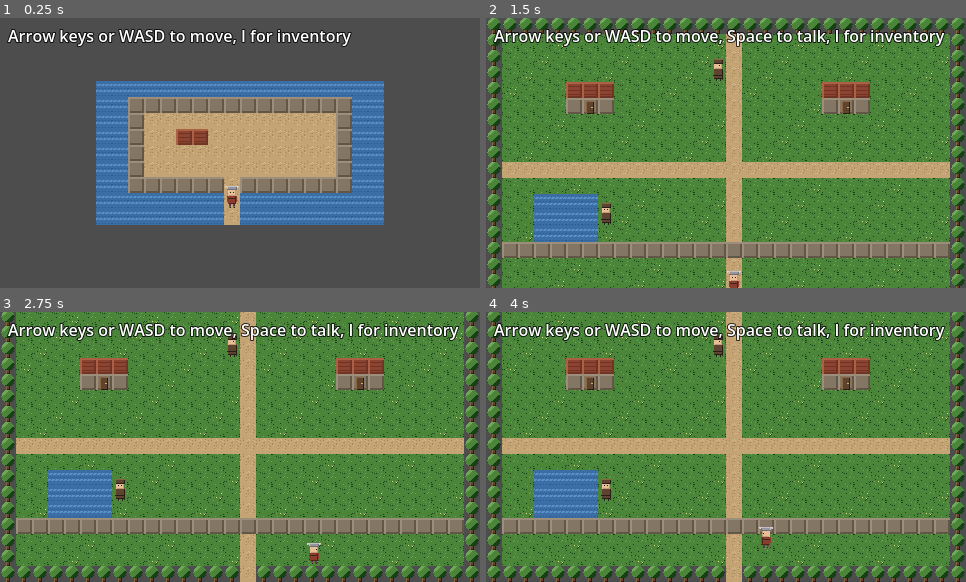
Above: before the commit, frames 1-4 (two rows, left to right).
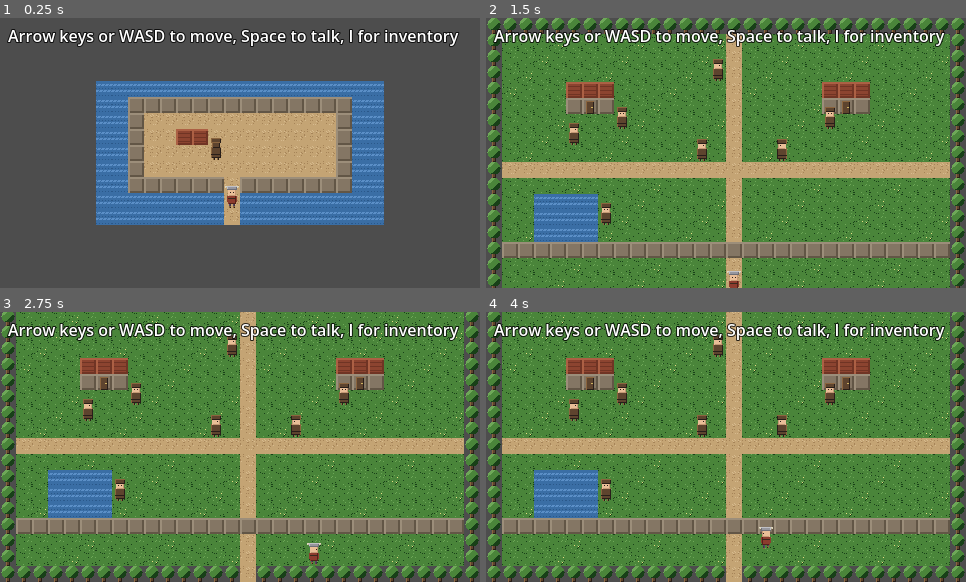
Above: after the commit, the same moments.

Repository: AtlasInMind/viking-game
Game: Godot game, scene res://scenes/ship.tscn
The game is run twice, just before and just after one commit, with the same random seed, the same clock (stepped at 60 frames per second) and the same inputs. This scene is started directly instead of the project's main scene.
Inputs:
- Up to frame 1 (0.25 s): no input
- Up to frame 2 (1.5 s): tap Enter at 0.5 s; hold Right 0.53-1.28 s; hold Enter 0.53-1.28 s; tap Space at 0.77, 0.8, 1.07, 1.25, 1.35 s; hold Down from 1.28 s (still down)
- Up to frame 3 (2.75 s): tap Space at 1.52, 1.82, 2.3 s; tap Enter at 1.55 s; release Down at 2.03 s; hold Right from 2.03 s (still down); hold Enter from 2.03 s (still down)
- Up to frame 4 (4 s): release Right at 2.78 s; release Enter at 2.78 s; hold Up 2.78-3.53 s; tap I at 2.85 s; tap Space at 3.02, 3.32, 3.77, 3.8 s; tap Enter at 3.05, 3.5 s; hold Left from 3.53 s (still down); hold Enter from 3.53 s (still down)

The runs differ from the first frame. In frame 1, 1.6% of the frame differs, in the area x 43-96%, y 4-53%; in frame 2, 0.8%; in frame 3, 0.8%; in frame 4, 0.8%.

Commit message:
Populate Act 1's cast and dialogue content (issue #20)
Places all six named cast members from docs/WORLD_BIBLE.md: Hakon,
Thora, Steinar, Solveig, and Ingrid in the village; Gunnar on the ship
(issue #19), examining the recovered cargo - the one place his line
about it is actually true.

Extended npc.gd's dialogue model from a single fixed dialogue_text to
an ordered dialogue_lines array (flag/value/text entries, first match
wins), since the old single-line-plus-main.gd-swaps-it-manually
approach was already showing strain at one NPC with one reactive line
(needed two separate special-cases in main.gd). Migrated the existing
cairn_npc/water_npc to the new format, which let both of those
special-cases be deleted outright. Thora's line now changes after the
player meets Hakon (FLAG_MET_HAKON) - the same cross-NPC reactivity
water_npc already demonstrated, confirmed to still hold at this scale.

ship.gd gained NPC placement, a DialogueBox, and interact-key handling
(mirroring main.gd's, trimmed of gate/item logic it doesn't need) -
previously deferred until an area actually needed it, per issue #19.

All dialogue checked against the project's tone/authenticity discipline:
no romanticized violence, no homogenized "Vikings," myth stays
unconfirmed belief.

Verified end-to-end in a real exported web build: every NPC's dialogue
opens/closes correctly (all six new cast plus both existing NPCs,
regression-tested through the model change), and both reactive pairs
(Thora/Hakon, water_npc/cairn_npc) change their line exactly when their
flag is set.

Co-Authored-By: Claude Sonnet 5 <noreply@anthropic.com>
Claude-Session: https://claude.ai/code/session_014qgPGoKn3nZmKBvgbYEBQp

Diff:
--- a/game/scenes/ship.tscn
+++ b/game/scenes/ship.tscn
@@ -1,8 +1,10 @@
-[gd_scene load_steps=5 format=3]
+[gd_scene load_steps=7 format=3]
 
 [ext_resource type="Script" path="res://scripts/ship.gd" id="1_ship"]
 [ext_resource type="PackedScene" path="res://scenes/player.tscn" id="2_player"]
 [ext_resource type="Script" path="res://scripts/inventory_ui.gd" id="3_inventory"]
+[ext_resource type="Script" path="res://scripts/dialogue_box.gd" id="4_dialogue"]
+[ext_resource type="AudioStream" path="res://assets/audio/sfx/dialogue_open.wav" id="5_dialogue_open_sfx"]
 
 [sub_resource type="StyleBoxFlat" id="StyleBoxFlat_inventory"]
 bg_color = Color(0.078, 0.067, 0.055, 0.94)
@@ -33,7 +35,37 @@
 theme_override_colors/font_color = Color(1, 1, 1, 1)
 theme_override_colors/font_outline_color = Color(0, 0, 0, 0.8)
 theme_override_constants/outline_size = 4
-text = "Arrow keys or WASD to move, I for inventory"
+text = "Arrow keys or WASD to move, Space to talk, I for inventory"
+
+[node name="DialogueBox" type="Panel" parent="UI"]
+anchor_left = 0.0
+anchor_top = 1.0
+anchor_right = 1.0
+anchor_bottom = 1.0
+offset_left = 8.0
+offset_top = -70.0
+offset_right = -8.0
+offset_bottom = -8.0
+theme_override_styles/panel = SubResource("StyleBoxFlat_inventory")
+script = ExtResource("4_dialogue")
+
+[node name="SFX" type="AudioStreamPlayer" parent="UI/DialogueBox"]
+stream = ExtResource("5_dialogue_open_sfx")
+
+[node name="Label" type="Label" parent="UI/DialogueBox"]
+anchor_left = 0.0
+anchor_top = 0.0
+anchor_right = 1.0
+anchor_bottom = 1.0
+offset_left = 10.0
+offset_top = 8.0
+offset_right = -10.0
+offset_bottom = -8.0
+theme_override_colors/font_color = Color(1, 1, 1, 1)
+theme_override_colors/font_outline_color = Color(0, 0, 0, 0.8)
+theme_override_constants/outline_size = 3
+autowrap_mode = 2
+text = ""
 
 [node name="InventoryUI" type="Panel" parent="UI"]
 anchor_left = 0.5
--- a/game/scripts/main.gd
+++ b/game/scripts/main.gd
@@ -42,18 +42,46 @@
 ## water NPC's dialogue - a flag changing behavior somewhere else entirely,
 ## not just an NPC remembering its own conversation.
 const FLAG_ASKED_ABOUT_CAIRN := "asked_about_cairn"
-const WATER_NPC_DEFAULT_TEXT := "Careful near the water after dark. My grandmother never let us go near it then."
-const WATER_NPC_FOLLOWUP_TEXT := "Asking about the cairn again? Some say lights move up there at night."
-
-## cairn_npc stands beside the road (not on it - the road is one tile wide,
-## and issue #10 needs the player able to walk past them to reach the
-## trigger cell further north), facing east toward it. water_npc stands
-## beside the pond. Both placed where their dialogue actually makes sense,
-## unlike the arbitrary path-adjacent spots the procedural map only had
-## room for.
+
+## Set the first time the player talks to Hakon (issue #20) - Thora's line
+## reacts to it the same cross-NPC way FLAG_ASKED_ABOUT_CAIRN already does.
+const FLAG_MET_HAKON := "met_hakon"
+
+## Act 1's cast (issue #20, see docs/WORLD_BIBLE.md "One Man Remains") -
+## placed where each person's presence actually makes sense, not just
+## wherever the map had room. Gunnar is on the ship (see ship.gd), the
+## one place his line about the cargo is actually true.
+##
+## cairn_npc stands beside the road (not on it - the road is one tile
+## wide, and issue #10 needs the player able to walk past them to reach
+## the trigger cell further north), facing east toward it. water_npc
+## stands beside the pond - both are unnamed village texture predating
+## the story decision and are left as-is.
 const NPC_PLACEMENTS := [
-	{"id": "cairn_npc", "cell": Vector2i(PATH_X - 1, 3), "facing": "side", "text": "The path north leads up toward the old cairn, if the weather holds."},
-	{"id": "water_npc", "cell": Vector2i(7, 12), "facing": "down", "text": WATER_NPC_DEFAULT_TEXT},
+	{"id": "cairn_npc", "cell": Vector2i(PATH_X - 1, 3), "facing": "side", "lines": [
+		{"flag": "", "text": "The path north leads up toward the old cairn, if the weather holds."},
+	]},
+	{"id": "water_npc", "cell": Vector2i(7, 12), "facing": "down", "lines": [
+		{"flag": FLAG_ASKED_ABOUT_CAIRN, "value": true, "text": "Asking about the cairn again? Some say lights move up there at night."},
+		{"flag": "", "text": "Careful near the water after dark. My grandmother never let us go near it then."},
+	]},
+	{"id": "hakon", "cell": Vector2i(8, 6), "facing": "down", "lines": [
+		{"flag": FLAG_MET_HAKON, "value": true, "text": "Ask Gunnar about the cargo, if you want to know I'm not imagining things. I can't tell you where we went. I wish I could."},
+		{"flag": "", "text": "I keep telling them - we never left the fjord. But my hands don't believe me. Look how the salt's worked into them."},
+	]},
+	{"id": "thora", "cell": Vector2i(5, 7), "facing": "side", "facing_right": true, "lines": [
+		{"flag": FLAG_MET_HAKON, "value": true, "text": "Did he say my Ivar's name? Even once?"},
+		{"flag": "", "text": "My boy rowed on that ship. Hakon lived. Go on, ask him something - anything. I can't."},
+	]},
+	{"id": "steinar", "cell": Vector2i(21, 6), "facing": "down", "lines": [
+		{"flag": "", "text": "My brother led that crew out. Now everyone wants to know why only one came back, and somehow that's mine to answer."},
+	]},
+	{"id": "solveig", "cell": Vector2i(13, 8), "facing": "side", "facing_right": true, "lines": [
+		{"flag": "", "text": "I gave the order to send them out. If that was wrong, it's mine to carry, not the crew's kin."},
+	]},
+	{"id": "ingrid", "cell": Vector2i(18, 8), "facing": "side", "facing_right": false, "lines": [
+		{"flag": "", "text": "He told me, the night before they left, that if the weather turned bad he'd rather we never spoke again than write me a letter I'd have to bury with him. I didn't understand it then."},
+	]},
 ]
 
 ## Challenge-layer prototype (issue #10): stepping onto CAIRN_TRIGGER_CELL,
@@ -158,11 +186,7 @@
 ## Any flag change gets persisted immediately, not just on movement -
 ## talking to an NPC doesn't require the player to also take a step before
 ## the resulting state change survives a reload.
-func _on_flag_changed(flag: String, value: Variant) -> void:
-	if flag == FLAG_ASKED_ABOUT_CAIRN and value:
-		var water_npc: Variant = _npcs_by_id.get("water_npc")
-		if water_npc:
-			water_npc.dialogue_text = WATER_NPC_FOLLOWUP_TEXT
+func _on_flag_changed(_flag: String, _value: Variant) -> void:
 	_refresh_gate_tile()
 	_save_state()
 
@@ -265,6 +289,11 @@
 			# real Act 1 content, see #21.
 			Inventory.add_item("rusted_key")
 			_save_state()
+		elif npc == _npcs_by_id.get("hakon"):
+			# Thora's line reacts to this - _on_flag_changed() already
+			# saves, no extra call needed (unlike the two branches above,
+			# which also write to Inventory after the flag-triggered save).
+			WorldState.set_flag(FLAG_MET_HAKON, true)
 
 
 ## Toggling the inventory panel is mutually exclusive with dialogue - it
@@ -294,18 +323,11 @@
 		var npc := NPC_SCENE.instantiate()
 		add_child(npc)
 		npc.facing = placement["facing"]
-		npc.dialogue_text = placement["text"]
+		npc.facing_right = placement.get("facing_right", true)
+		npc.dialogue_lines = placement["lines"]
 		npc.position = _grid_to_world(placement["cell"])
 		_occupied_cells[placement["cell"]] = npc
 		_npcs_by_id[placement["id"]] = npc
-
-	# Reflect already-loaded WorldState (e.g. from a continued save)
-	# immediately, rather than waiting for a flag_changed signal that won't
-	# fire for state that was bulk-restored via WorldState.from_dict().
-	if WorldState.get_flag(FLAG_ASKED_ABOUT_CAIRN):
-		var water_npc: Variant = _npcs_by_id.get("water_npc")
-		if water_npc:
-			water_npc.dialogue_text = WATER_NPC_FOLLOWUP_TEXT
 
 
 func _grid_to_world(cell: Vector2i) -> Vector2:
--- a/game/scripts/npc.gd
+++ b/game/scripts/npc.gd
@@ -1,10 +1,23 @@
 extends Node2D
 
 ## A stationary, interactable overworld NPC. Placement/collision-registration
-## is owned by main.gd (see _place_npcs()); this script only holds the NPC's
-## own presentation and dialogue content.
+## is owned by main.gd/ship.gd (see _place_npcs()); this script only holds
+## the NPC's own presentation and dialogue content.
+##
+## dialogue_lines (issue #20) replaces a single fixed dialogue_text (M1):
+## an ordered array of {"flag": String, "value": Variant, "text": String}
+## dicts. get_dialogue_text() returns the first entry whose flag is unset
+## (an always-true fallback - list these last) or matches WorldState,
+## picked live on every call - not main.gd reaching in after the fact to
+## overwrite an NPC's line on every relevant flag change, which stopped
+## scaling once there was more than one NPC with more than one line (see
+## docs/DECISIONS.md for the two special-cases this replaced).
 
-@export var dialogue_text: String = "..."
+## Plain Array, not Array[Dictionary] - it's assigned directly from
+## main.gd/ship.gd's NPC_PLACEMENTS entries, which are themselves plain
+## untyped dictionaries (matching that existing style), and Godot won't
+## implicitly convert an untyped Array into a strictly-typed Array[T].
+@export var dialogue_lines: Array = []
 @export var facing: String = "down":
 	set(value):
 		facing = value
@@ -22,7 +35,11 @@
 
 
 func get_dialogue_text() -> String:
-	return dialogue_text
+	for line in dialogue_lines:
+		var flag: String = line.get("flag", "")
+		if flag == "" or WorldState.get_flag(flag) == line.get("value", true):
+			return line.get("text", "...")
+	return "..."
 
 
 func _update_sprite_frame() -> void:
--- a/game/scripts/ship.gd
+++ b/game/scripts/ship.gd
@@ -5,9 +5,9 @@
 ## through the gap in the south treeline, past GATE. Mirrors main.gd's
 ## hand-authored map-building approach (issue #9) rather than inventing a
 ## new one: named Rects/points in code, a runtime-built TileMapLayer, no
-## Tiled/TileMap-editor authoring. Deliberately has no NPCs, dialogue, or
-## quest content yet - that's #20/#21's job; this issue is purely the
-## area existing and being reachable.
+## Tiled/TileMap-editor authoring. Gunnar (issue #20) is placed here
+## rather than in the village, examining the ship's own cargo - the one
+## place his line about it is actually true.
 
 const TILE_SIZE := 16
 const SHIP_SIZE := Vector2i(18, 9)
@@ -49,11 +49,25 @@
 ## scene's own coordinate space, so a fallback can safely use it.
 const DEFAULT_ENTRY_CELL := Vector2i(GANGPLANK_X, GANGPLANK_START_Y + 1)
 
+const NPC_SCENE := preload("res://scenes/npc.tscn")
+
+## Gunnar stands on deck near the shelter (not inside it - no interior
+## exists, same reasoning as main.gd's house roofs), examining the
+## recovered cargo stored there.
+const NPC_PLACEMENTS := [
+	{"id": "gunnar", "cell": Vector2i(7, 4), "facing": "up", "lines": [
+		{"flag": "", "text": "This oil, this cloth - none of it's from anywhere I've traded. Whoever they met on that voyage, it wasn't on any route I know."},
+	]},
+]
+
 @onready var _ground: TileMapLayer = $Ground
 @onready var _player: Node2D = $Player
+@onready var _dialogue: DialogueBox = $UI/DialogueBox
 @onready var _inventory_ui: InventoryUI = $UI/InventoryUI
 
 var _occupied_cells: Dictionary = {}
+var _npcs_by_id: Dictionary = {}
+var _interact_was_pressed := false
 var _inventory_key_was_pressed := false
 var _tileset_source_id: int = -1
 
@@ -75,10 +89,27 @@
 
 	_tileset_source_id = _build_tileset()
 	_build_map(_tileset_source_id)
+	_place_npcs()
 
 	var start := _resolve_start_position(SaveSystem.load_game())
 	_player.initialize(_ground, start, TILE_SIZE, SHIP_SIZE, _occupied_cells)
 	_player.moved.connect(_on_player_moved)
+
+
+func _place_npcs() -> void:
+	for placement in NPC_PLACEMENTS:
+		var npc := NPC_SCENE.instantiate()
+		add_child(npc)
+		npc.facing = placement["facing"]
+		npc.facing_right = placement.get("facing_right", true)
+		npc.dialogue_lines = placement["lines"]
+		npc.position = _grid_to_world(placement["cell"])
+		_occupied_cells[placement["cell"]] = npc
+		_npcs_by_id[placement["id"]] = npc
+
+
+func _grid_to_world(cell: Vector2i) -> Vector2:
+	return Vector2(cell.x * TILE_SIZE + TILE_SIZE / 2.0, cell.y * TILE_SIZE + TILE_SIZE)
 
 
 func _resolve_start_position(data: Dictionary) -> Vector2i:
@@ -128,10 +159,39 @@
 
 
 func _process(_delta: float) -> void:
+	_process_interact()
+	_process_inventory_toggle()
+
+
+## Mirrors main.gd's _process_interact(), trimmed - no items/gates/quest
+## flags here yet, just NPC dialogue.
+func _process_interact() -> void:
+	var interact_pressed := Input.is_key_pressed(KEY_SPACE) or Input.is_key_pressed(KEY_ENTER)
+	var just_pressed := interact_pressed and not _interact_was_pressed
+	_interact_was_pressed = interact_pressed
+	if not just_pressed or _inventory_ui.is_open():
+		return
+
+	if _dialogue.is_open():
+		_dialogue.close()
+		_player.set_input_enabled(true)
+		return
+
+	if _player.is_moving():
+		return
+
+	var target: Vector2i = _player.get_grid_pos() + _player.get_facing_direction()
+	var npc: Variant = _occupied_cells.get(target)
+	if npc and npc.has_method("get_dialogue_text"):
+		_dialogue.open(npc.get_dialogue_text())
+		_player.set_input_enabled(false)
+
+
+func _process_inventory_toggle() -> void:
 	var inventory_key_pressed := Input.is_key_pressed(KEY_I)
 	var just_pressed := inventory_key_pressed and not _inventory_key_was_pressed
 	_inventory_key_was_pressed = inventory_key_pressed
-	if not just_pressed:
+	if not just_pressed or _dialogue.is_open():
 		return
 
 	if _inventory_ui.is_open():
Not shown, changed: docs/DECISIONS.md
Not shown, changed: docs/WORLD_BIBLE.md
